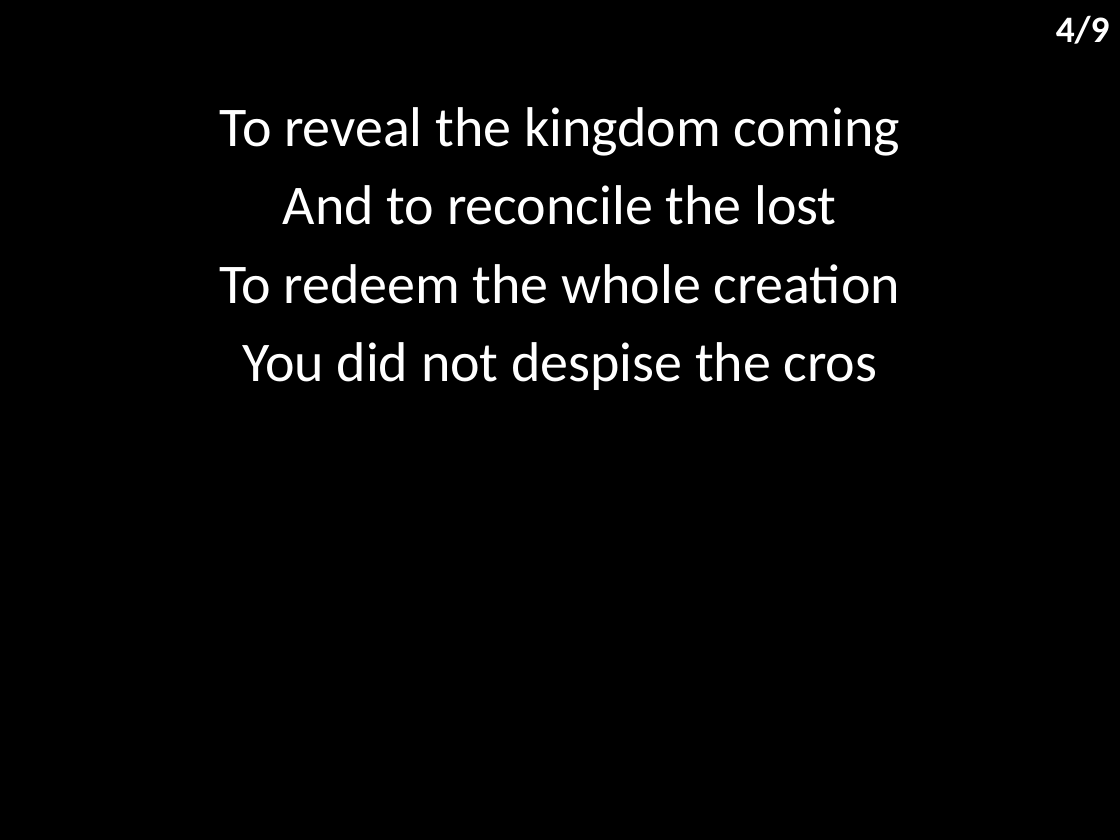
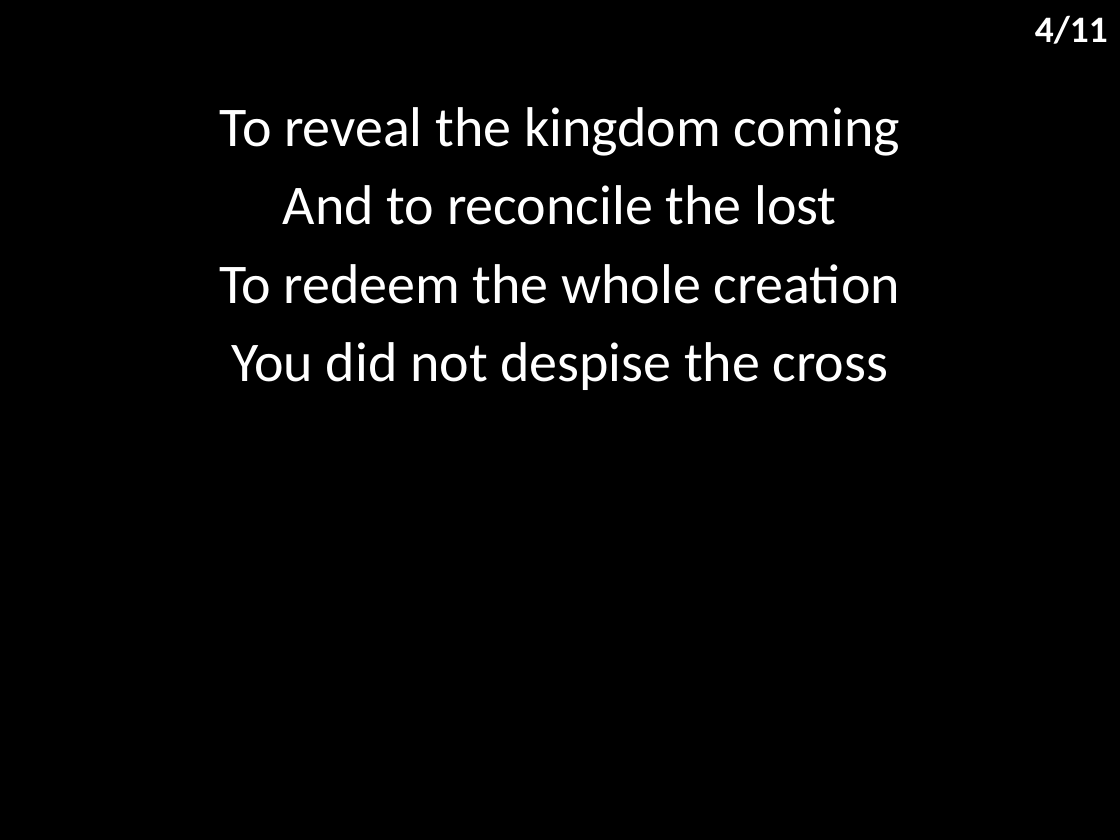
Before and after one commit to hoo-are-ya/worship, a slide deck: slide 5 of docs/songs/king of kings.pptx. Drawn at 1120x840 pixels with LibreOffice and Linux fonts; fonts in the diff are those of the drawing. Boxes give left, top, right and bottom in pixels: in the first picture for what was removed or moved away, otherwise in the second. Text is boxed around its words. In the diff, an @@ line names an element or a change of style, - is before the commit and + after.

```diff
--- a/docs/songs/king of kings.pptx
+++ b/docs/songs/king of kings.pptx
@@ text at bbox=[1035, 15, 1108, 44]: text changed @@
-4/9
+4/11
@@ subtitle at bbox=[231, 342, 889, 390]: text changed @@
-You did not despise the cros
+You did not despise the cross
```
Also in this commit, not shown: 8 other slides changed, 2 slides added, 3 other files.
